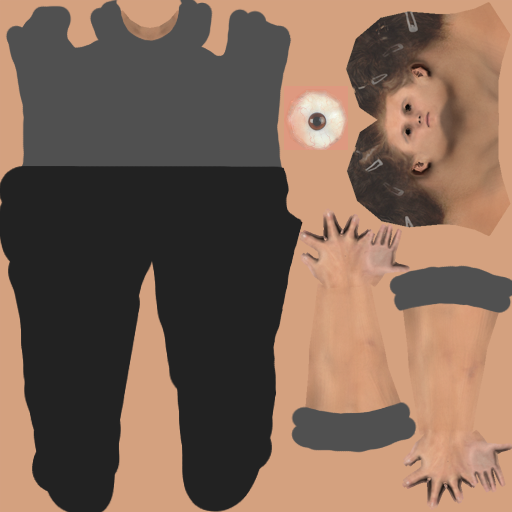
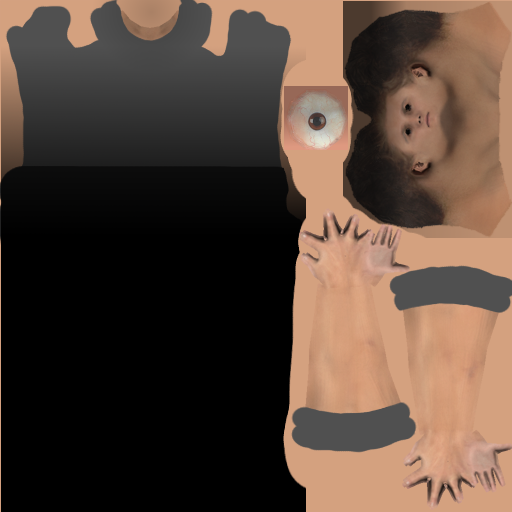
Layered file, before and after one edit (512px x 512px). Changes by layer:
added layer "Layer #5" (multiply, 52%) above "Layer #3" over (x1=343, y1=1, x2=512, y2=238)
added layer "Layer #3" (multiply, 25%) above "Layer #4" over (x1=343, y1=1, x2=512, y2=238)
added layer "Layer #4" (multiply, 20%) above "Layer #2" over (x1=78, y1=0, x2=220, y2=95)
added layer "Layer #2" (multiply) above "Clipboard copy" over (x1=1, y1=0, x2=306, y2=512)
added layer "Clipboard copy" (multiply, 32%) above "Clipboard" over (x1=284, y1=86, x2=348, y2=148)
painted on "Clipboard" over (x1=285, y1=88, x2=347, y2=148)
painted on "male_c.png" over (x1=344, y1=1, x2=512, y2=238)
